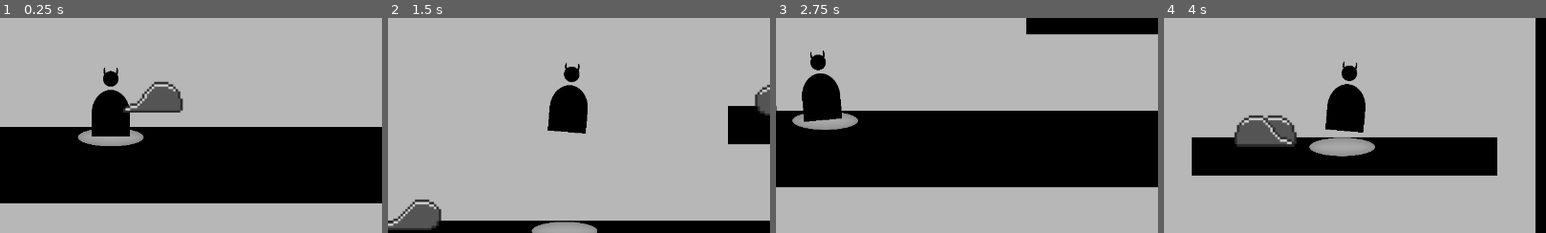
Above: before the commit, frames 1-4 (left to right).
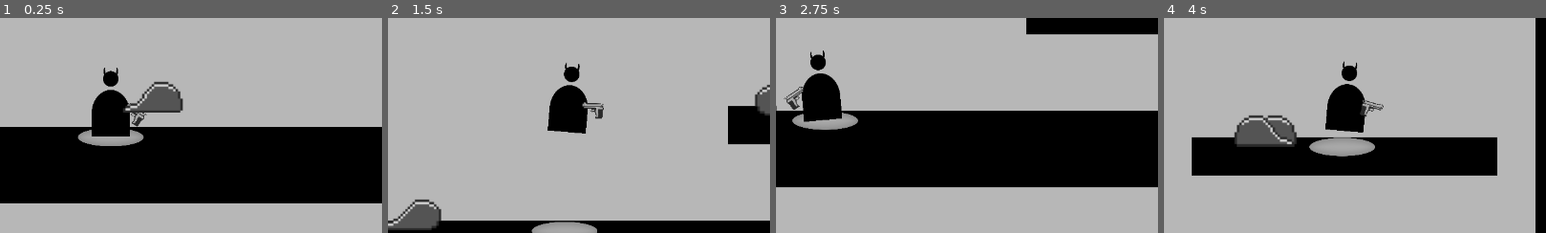
Above: after the commit, the same moments.

Repository: BesterCoder/nuggie-collector
Game: Godot game, scene res://levels/level_001.tscn
Same seed, same stepped clock (60 frames per second), same inputs: the game is played once before the commit and once after it.
Inputs (mouse positions are % of the whole screen's width and height, from its top left):
- Up to frame 1 (0.25 s): no input
- Up to frame 2 (1.5 s): move the mouse to (72, 45) at 0.52 s; hold D (move_right) from 0.53 s (still down); tap W (jump) at 0.77 s; move the mouse to (30, 55) at 1.27 s
- Up to frame 3 (2.75 s): tap W (jump) at 1.52 s; move the mouse to (60, 28) at 2.02 s; release D (move_right) at 2.03 s; hold A (move_left) from 2.03 s (still down)
- Up to frame 4 (4 s): move the mouse to (45, 70) at 2.77 s; release A (move_left) at 2.78 s; hold D (move_right) from 2.78 s (still down); tap W (jump) at 3.02, 3.77 s; move the mouse to (80, 65) at 3.52 s
The pictures show only the part of the screen within x 36-86%, y 35-85%; the shares and areas given below are measured in that part.

The runs differ from the first frame. In frame 1, 0.1% of the frame differs, in the area x 33-39%, y 39-51%; in frame 2, 0.2%, in the area x 50-57%, y 39-48%; in frame 3, 0.2%; in frame 4, 0.2%.

Commit message:
Initial pistol for player
Pistol now rotates and flips based mouse position
Pistiol location relative to the player also
changes based on the direction the player is moving

Diff:
--- a/characters/player/Player.gd
+++ b/characters/player/Player.gd
@@ -8,8 +8,27 @@
 
 enum move_dir {MOVE_LEFT = -1, MOVE_RIGHT = 1, MOVE_NONE = 0}
 
+var current_direction = move_dir.MOVE_RIGHT
+var current_weapon = null
 var velocity = Vector2(0, 0)
 var player_halo = null
+
+# Rotate and and the weapon location
+# based on mouse location and move direction
+func _weapon_pos():
+	# Rotate weapon
+	var mouse_pos = get_global_mouse_position();
+	var direction = sign(mouse_pos.x - current_weapon.global_position.x)
+	if direction < 0:
+		current_weapon.flip_v = true
+	else:
+		current_weapon.flip_v = false
+
+	current_weapon.look_at(mouse_pos)
+
+	# Set weapon position
+	var offset = 100 * current_direction
+	current_weapon.position.x = $Body.texture.get_width() * current_direction - offset
 
 func _tilt_player(dir):
 	match dir:
@@ -40,14 +59,18 @@
 
 func _ready():
 	player_halo = get_tree().get_root().find_node("PlayerGroundHalo", true, false)
+	current_weapon = $Pistol
 
 func _physics_process(_delta):
+	_weapon_pos()
 	_halo_location()
 
 	if Input.is_action_pressed("move_right"):
+		current_direction = move_dir.MOVE_RIGHT
 		_tilt_player(move_dir.MOVE_RIGHT)
 		velocity.x = SPEED
 	elif Input.is_action_pressed("move_left"):
+		current_direction = move_dir.MOVE_LEFT
 		_tilt_player(move_dir.MOVE_LEFT)
 		velocity.x = -SPEED
 	else:
--- a/characters/player/Player.tscn
+++ b/characters/player/Player.tscn
@@ -1,6 +1,7 @@
-[gd_scene load_steps=4 format=2]
+[gd_scene load_steps=5 format=2]
 
 [ext_resource path="res://assets/player/player_01.png" type="Texture" id=1]
+[ext_resource path="res://characters/weapons/pistol/Pistol.tscn" type="PackedScene" id=2]
 [ext_resource path="res://characters/player/Player.gd" type="Script" id=3]
 
 [sub_resource type="CapsuleShape2D" id=1]
@@ -21,3 +22,7 @@
 enabled = true
 cast_to = Vector2( 0, 5000 )
 collision_mask = 2
+
+[node name="Pistol" parent="." instance=ExtResource( 2 )]
+position = Vector2( 134.5, 109.5 )
+scale = Vector2( 0.8, 0.8 )
--- /dev/null
+++ b/characters/weapons/pistol/Pistol.tscn
@@ -0,0 +1,6 @@
+[gd_scene load_steps=2 format=2]
+
+[ext_resource path="res://assets/weapons/pistol/pistol.png" type="Texture" id=1]
+
+[node name="Pistol" type="Sprite"]
+texture = ExtResource( 1 )
Binary file added: assets/weapons/pistol/pistol.png
Not shown, added: assets/weapons/pistol/pistol.png.import
